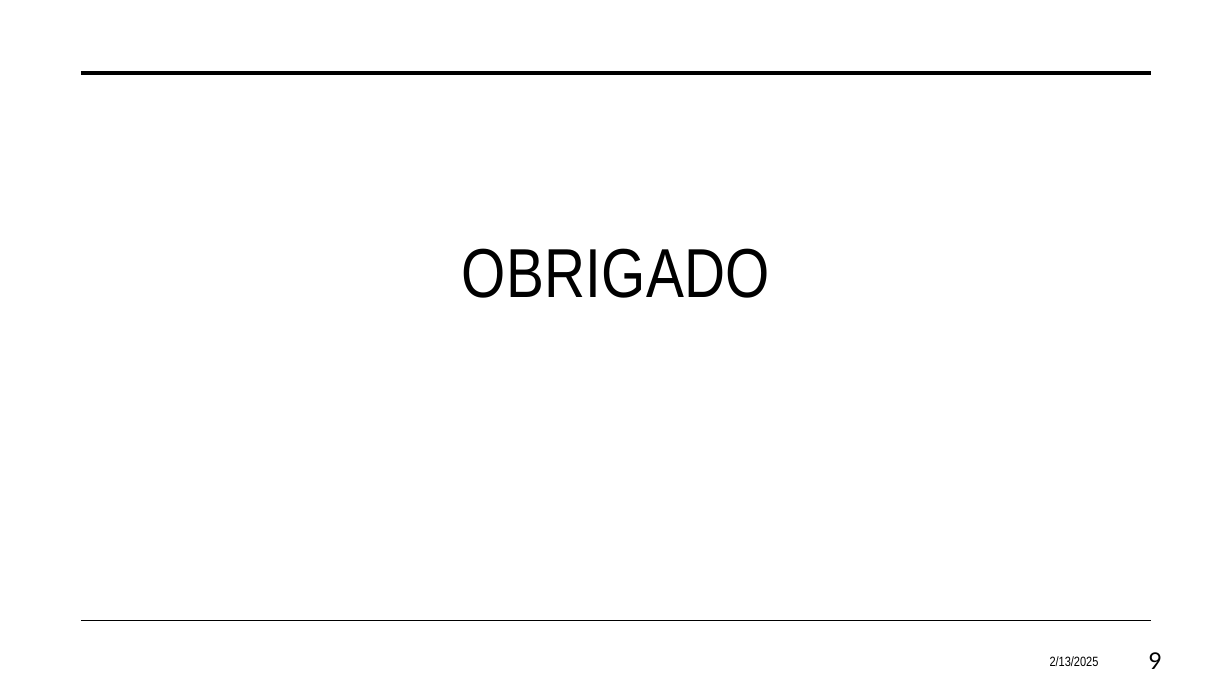
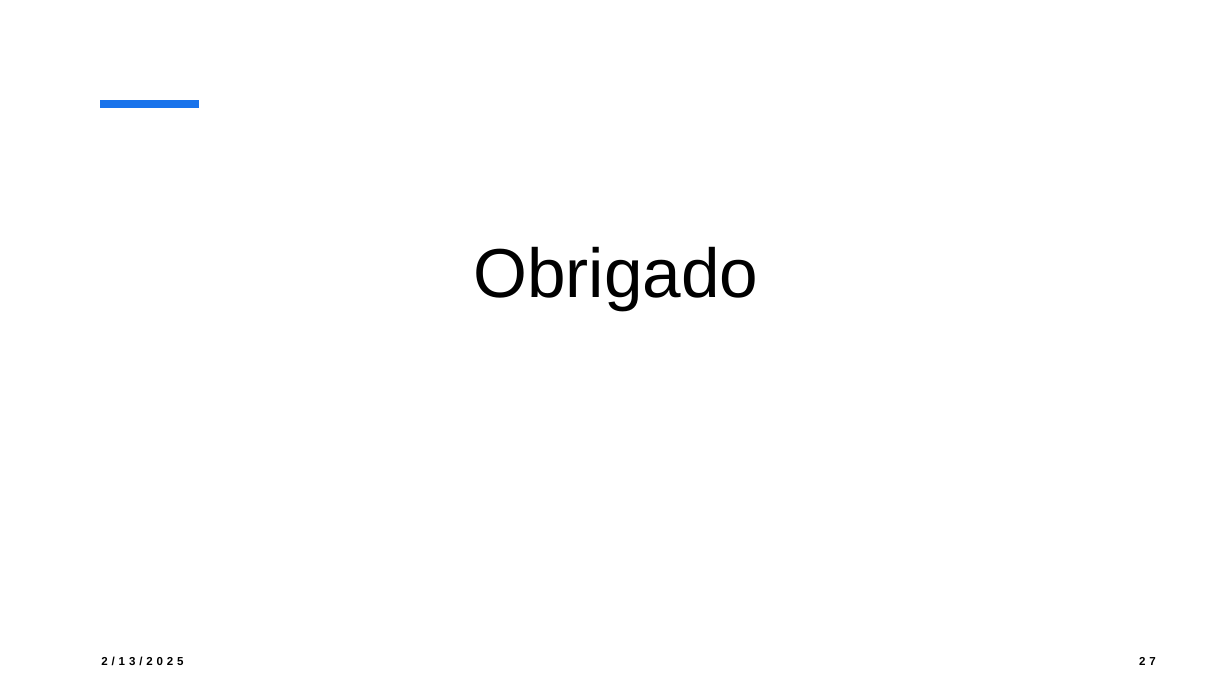
Before and after one commit to eduardosavian/heuristic-searches, a slide deck: slide 27 of documents/Presentation.pptx (slide 9 before the commit). Drawn at 1232x693 pixels with LibreOffice and Linux fonts; fonts in the diff are those of the drawing. Boxes give left, top, right and bottom in pixels: in the first picture for what was removed or moved away, otherwise in the second. Text is boxed around its words. In the diff, an @@ line names an element or a change of style, - is before the commit and + after.

```diff
--- a/documents/Presentation.pptx
+++ b/documents/Presentation.pptx
@@ line removed from (81, 73) to (1152, 73) @@
@@ line added from (100, 104) to (199, 104), #1973EB 6 pt @@
@@ title at (x1=473, y1=246, x2=758, y2=310): text changed; font Arial Narrow to Arial @@
-OBRIGADO
+Obrigado
@@ line removed from (81, 621) to (1152, 621) @@
@@ text "2/13/2025" moved from (x1=1050, y1=656, x2=1099, y2=666) to (x1=101, y1=656, x2=183, y2=666) @@
@@ text "2/13/2025" at (x1=101, y1=656, x2=183, y2=666): size 10.5 to 9 pt, font Arial Narrow to Arial, letter spacing 0 to 3 pt, bold on; alignment right to left @@
@@ page number at (x1=1139, y1=657, x2=1156, y2=665): text changed; size 18 to 9 pt; font Lato to Arial; bold on @@
-9
+27
```
Also in this commit, not shown: 8 other slides changed, 18 slides added.
